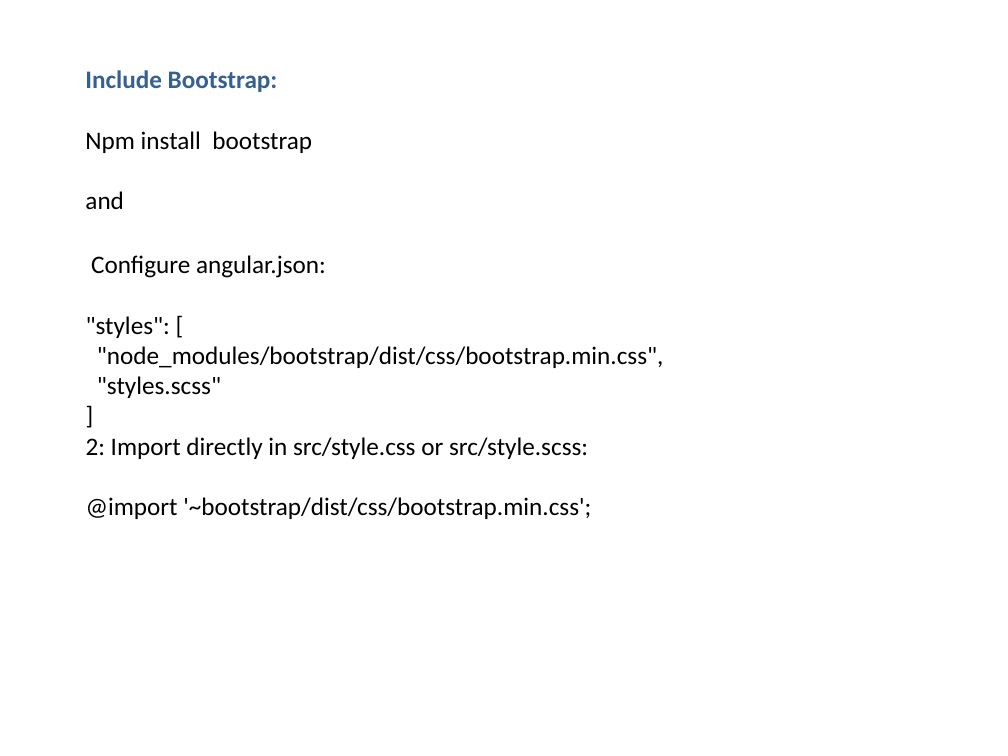
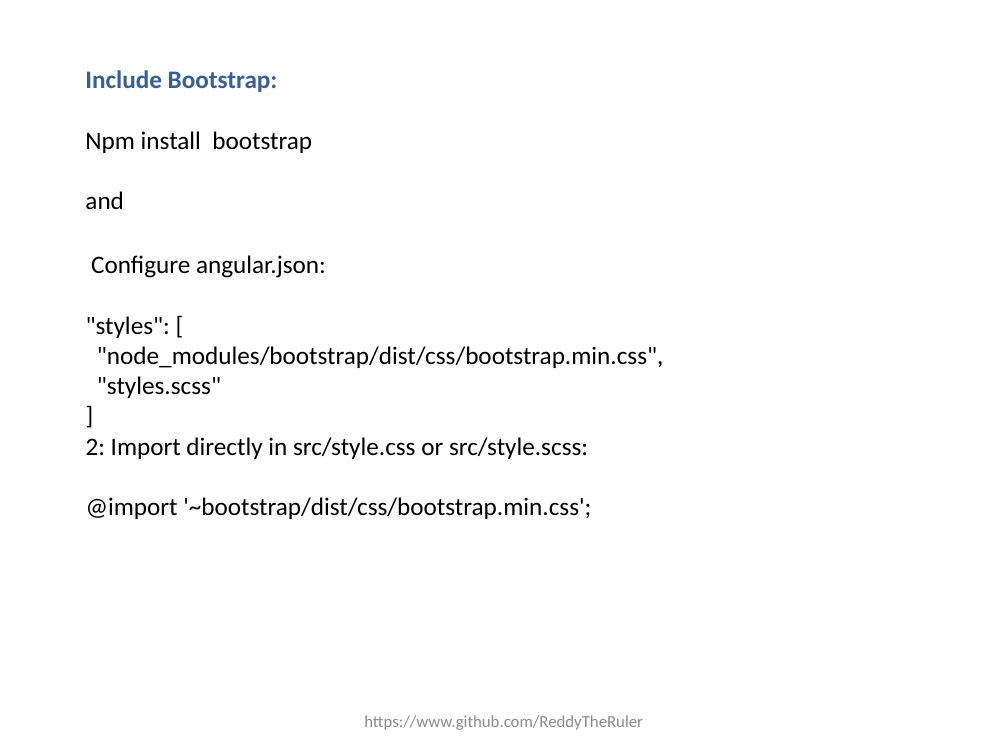
Before and after one commit to ReddyTheruler/Angular, a slide deck: slide 23 of Angular_PPT.pptx (slide 18 before the commit). Drawn at 1008x756 pixels with LibreOffice and Linux fonts; fonts in the diff are those of the drawing. Boxes give left, top, right and bottom in pixels: in the first picture for what was removed or moved away, otherwise in the second. Text is boxed around its words. In the diff, an @@ line names an element or a change of style, - is before the commit and + after.

```diff
--- a/Angular_PPT.pptx
+++ b/Angular_PPT.pptx
@@ text added at [364,715,643,730], 12 pt, text #8C8C8C @@
+https://www.github.com/ReddyTheRuler
```
Also in this commit, not shown: 20 other slides changed, 11 slides added, 1 slide removed.
